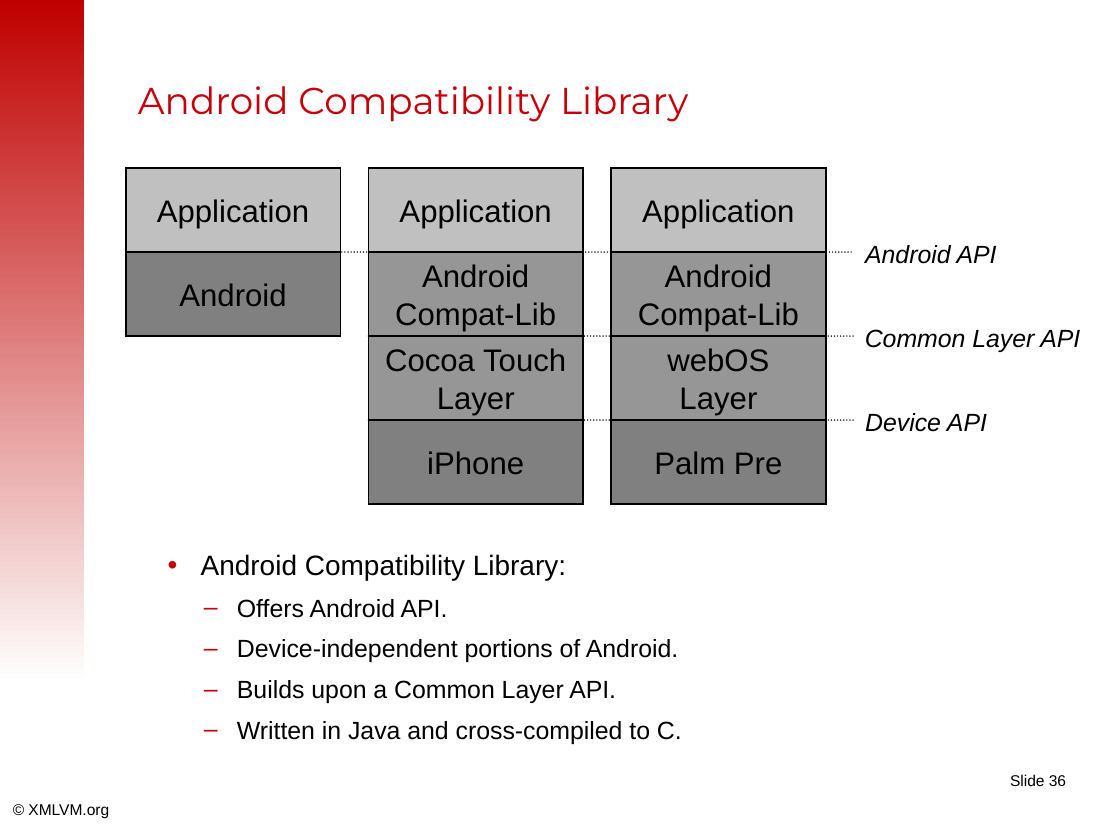
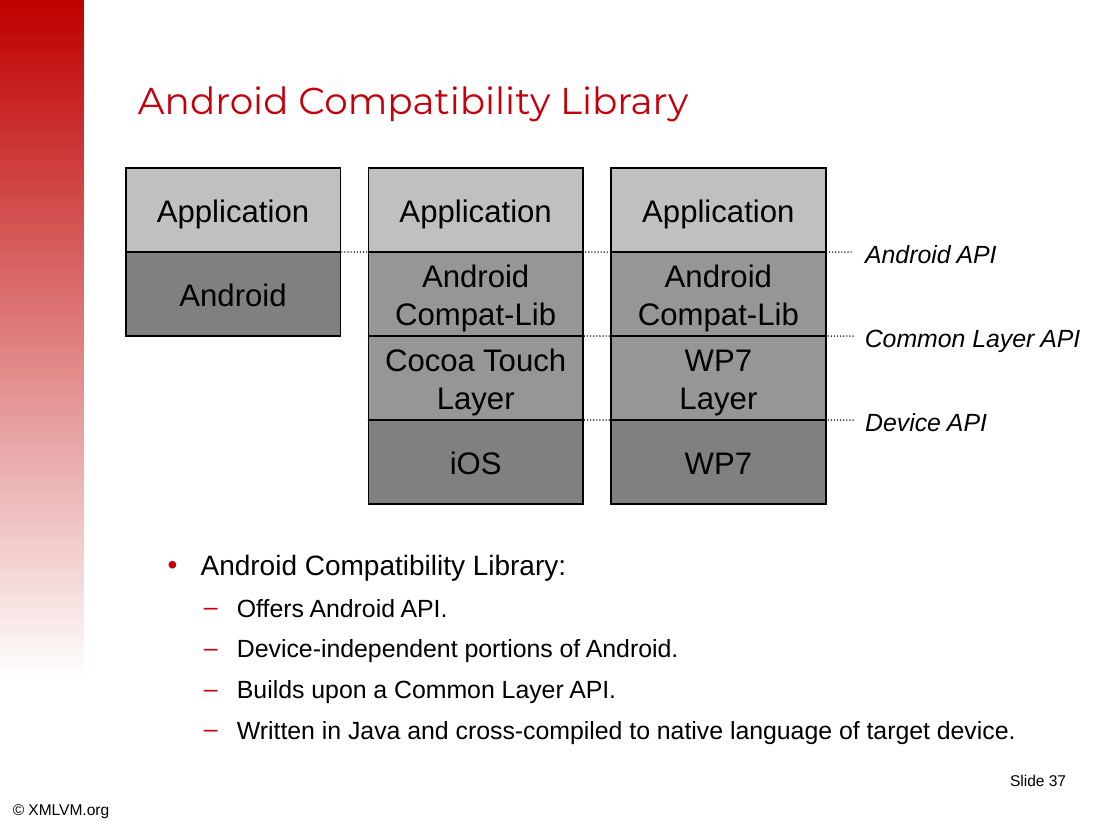
Before and after one commit to tisoft/xmlvm, a slide deck: slide 37 of doc/slides/android2iphone-master.odp (slide 36 before the commit). Drawn at 1120x840 pixels with LibreOffice and Linux fonts; fonts in the diff are those of the drawing; background and template pictures are left out. Boxes give left, top, right and bottom in pixels: in the first picture for what was removed or moved away, otherwise in the second. Text is boxed around its words. In the diff, an @@ line names an element or a change of style, - is before the commit and + after.

```diff
--- a/doc/slides/android2iphone-master.odp
+++ b/doc/slides/android2iphone-master.odp
@@ text in rectangle at bbox=[685, 349, 752, 371]: text changed @@
-webOS
+WP7
@@ text in rectangle at bbox=[450, 451, 502, 474]: text changed @@
-iPhone
+iOS
@@ text in rectangle at bbox=[685, 452, 752, 474]: text changed @@
-Palm Pre
+WP7
@@ text at bbox=[237, 721, 1016, 744]: text changed @@
-  – Written in Java and cross-compiled to C.
+  – Written in Java and cross-compiled to native language of target device.
@@ page number at bbox=[1010, 774, 1066, 786]: text changed @@
-Slide 36
+Slide 37
```
Also in this commit, not shown: 13 other slides changed, 4 slides added, 3 slides removed.
